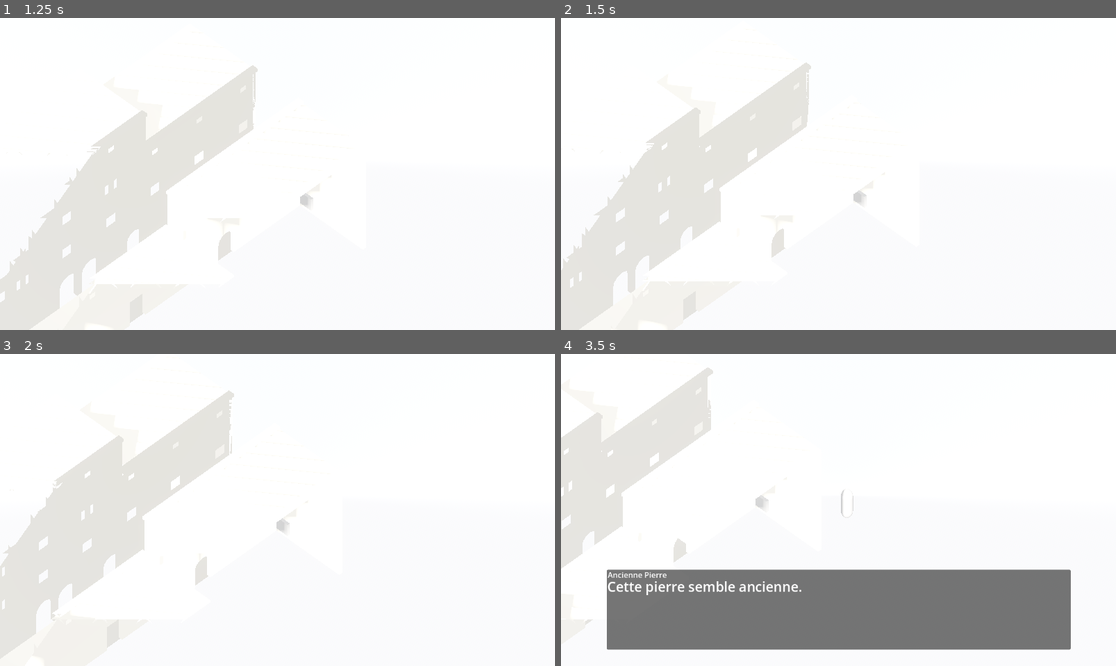
Above: before the commit, frames 1-4 (two rows, left to right).
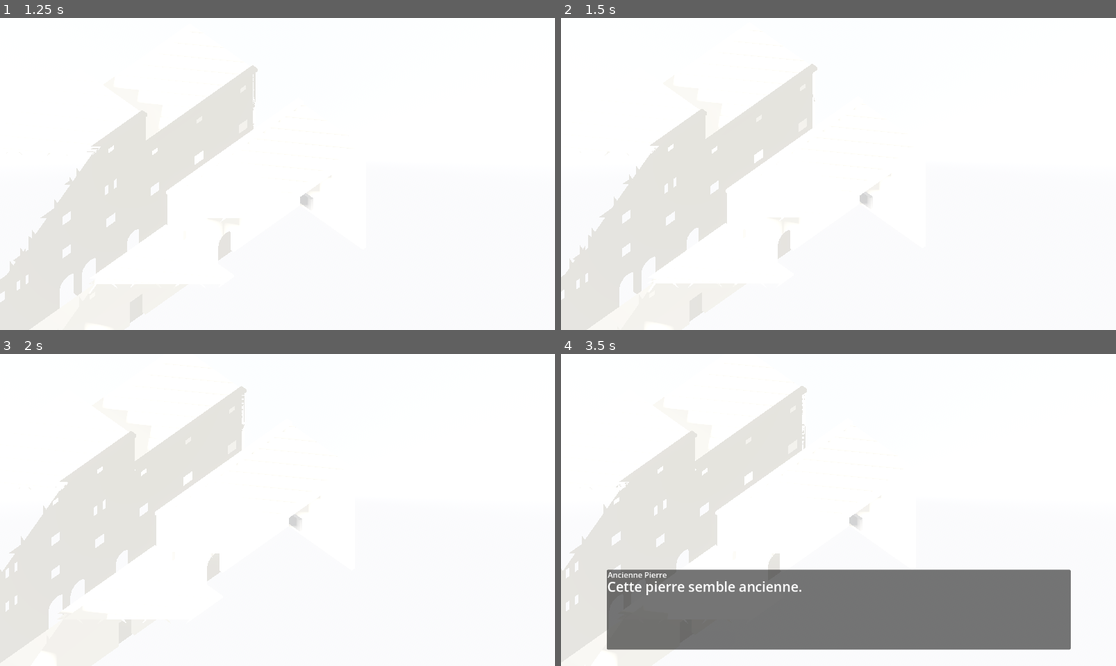
Above: after the commit, the same moments.

Repository: sillpct/lagoutte
Game: Godot game, scene res://scenes/main/main.tscn
Same seed, same stepped clock (60 frames per second), same inputs: the game is played once before the commit and once after it.
Inputs (mouse positions are in pixels of both pictures, inside the frame that each line leads up to):
- Up to frame 1 (1.25 s): click "Nouvelle Partie" at 0.5 s
- Up to frame 2 (1.5 s): tap Enter (ui_accept) at 1.25 s; move the mouse to (960, 158) at 1.27 s; hold Right (ui_right) from 1.28 s (still down); hold T (end_turn) from 1.28 s (still down); click (960, 158) at 1.42 s
- Up to frame 3 (2 s): keep holding Right (ui_right); keep holding T (end_turn); tap Enter (ui_accept) at 1.52 s
- Up to frame 4 (3.5 s): move the mouse to (727, 525) at 2.02 s; release Right (ui_right) at 2.03 s; release T (end_turn) at 2.03 s; hold Down (ui_down) 2.03-2.78 s; tap E (interact) at 2.1 s; tap Enter (ui_accept) at 2.27 s; move the mouse to (894, 441) at 2.77 s; hold Right (ui_right) from 2.78 s (still down); hold R (recenter_camera) from 2.78 s (still down)

Frame 1 is identical in both runs. In frame 2, 3.0% of the frame differs, in the area x 0-57%, y 14-98%; in frame 3, 3.4%; in frame 4, 17%, in the area x 0-55%, y 4-99%.

Commit message:
Update player.gd

Diff:
--- a/scenes/entities/player.gd
+++ b/scenes/entities/player.gd
@@ -1,6 +1,4 @@
 extends CharacterBody3D
-
-@export var move_speed: float = 5.0
 
 @export var incarnation: IncarnationData
 
@@ -19,43 +17,6 @@
 	pv = Stat.new()
 	pv.max_value = incarnation.pv_max
 	pv.reset_to_full()
-
-func _physics_process(_delta: float) -> void:
-
-	if waiting_for_choice:
-		velocity.x = 0.0
-		velocity.z = 0.0
-		move_and_slide()
-		return
-
-	var input_x := 0.0
-	var input_y := 0.0
-	if Input.is_action_pressed("ui_up"):
-		input_y += 1.0
-	if Input.is_action_pressed("ui_down"):
-		input_y -= 1.0
-	if Input.is_action_pressed("ui_left"):
-		input_x -= 1.0
-	if Input.is_action_pressed("ui_right"):
-		input_x += 1.0
-
-	var input_dir := Vector3.ZERO
-	var camera := get_viewport().get_camera_3d()
-	if camera != null:
-		var camera_forward := -camera.global_transform.basis.z
-		camera_forward.y = 0.0
-		camera_forward = camera_forward.normalized()
-		var camera_right := camera.global_transform.basis.x
-		camera_right.y = 0.0
-		camera_right = camera_right.normalized()
-		input_dir = (camera_forward * input_y) + (camera_right * input_x)
-	else:
-		input_dir = Vector3(input_x, 0.0, -input_y)
-
-	input_dir = input_dir.normalized()
-	velocity.x = input_dir.x * move_speed
-	velocity.z = input_dir.z * move_speed
-	move_and_slide()
 
 func _input(event: InputEvent) -> void:
 
